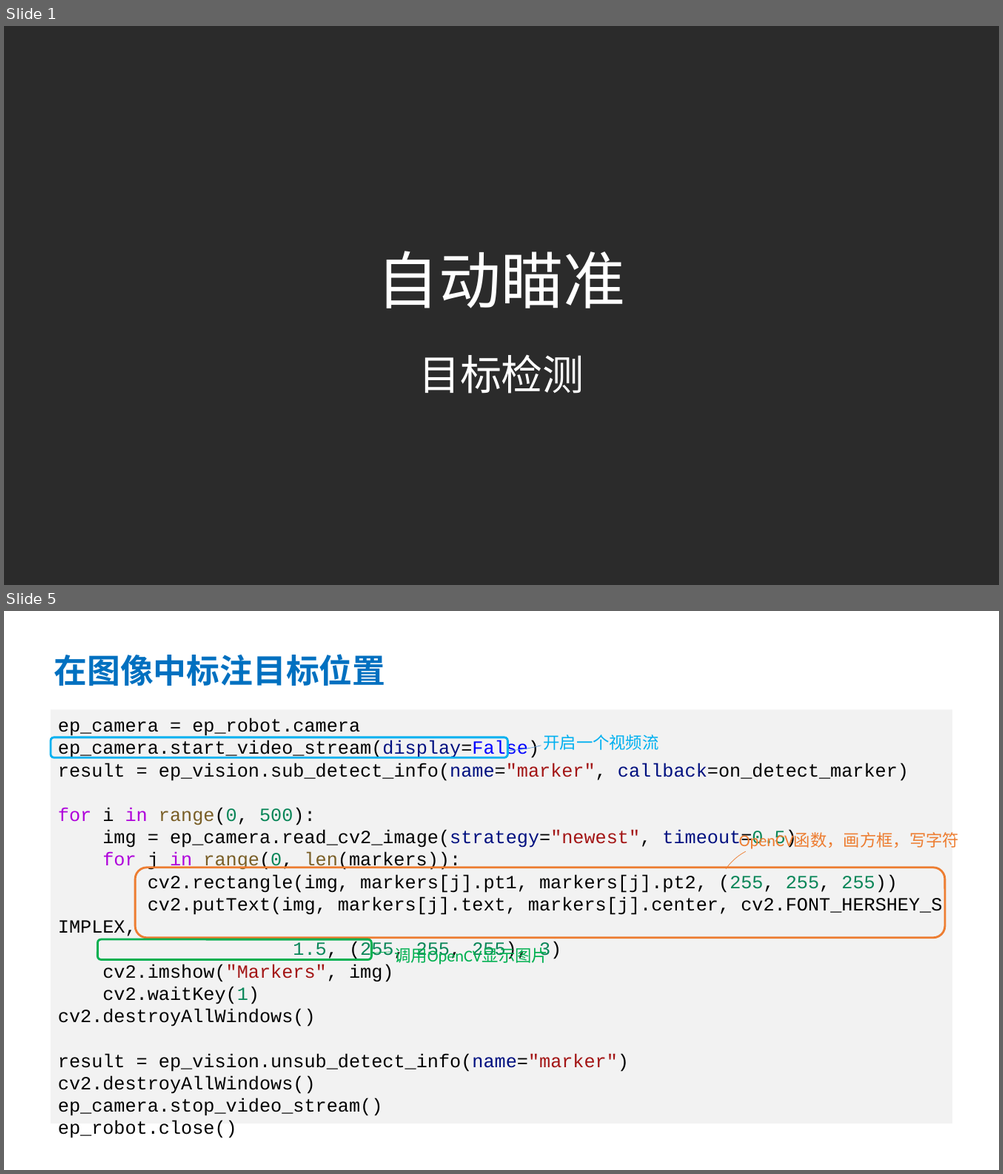
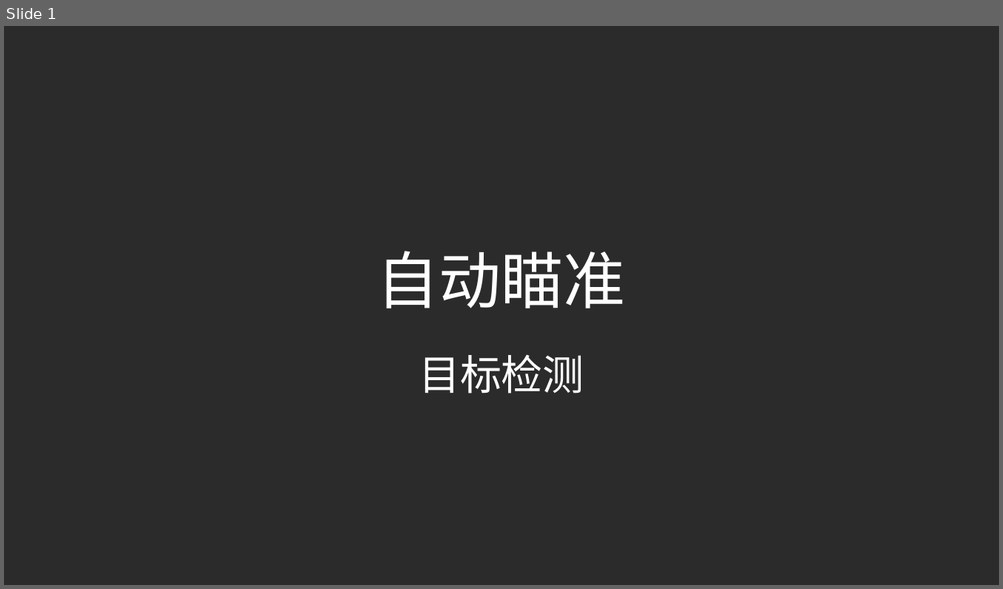
Before and after one commit to oy-tj/RMEPCourseDemo, a slide deck: 07 云台控制/07 自动瞄准-云台控制.pptx. Shown one above the other, each under a label of ours: slides 1 and 5 before the commit, slide 1 after it; the slides between them are not shown. The pictures are 1003x1174 and 1003x589 pixels, drawn with LibreOffice and Linux fonts; fonts in the diff are those of the drawing; background and template pictures are left out; a plain dark background stands for a picture behind light text. Boxes give left, top, right and bottom in pixels: in the first picture for what was removed or moved away, otherwise in the second. Text is boxed around its words. In the diff, an @@ line names an element or a change of style, - is before the commit and + after.

```diff
--- a/07 云台控制/07 自动瞄准-云台控制.pptx
+++ b/07 云台控制/07 自动瞄准-云台控制.pptx
@@ slide 5 removed at [4,611,999,1170], background picture (left out) @@
@@ title removed at [54,654,385,686] @@
-在图像中标注目标位置
@@ arc (boxed as its full ellipse) removed at [447,654,617,766] @@
@@ rectangle removed at [51,709,951,1124] @@
-ep_camera = ep_robot.camera
-ep_camera.start_video_stream(display=False)
-result = ep_vision.sub_detect_info(name="marker", callback=on_detect_marker)
-for i in range(0, 500):
-img = ep_camera.read_cv2_image(strategy="newest", timeout=0.5)
-for j in range(0, len(markers)):
-cv2.rectangle(img, markers[j].pt1, markers[j].pt2, (255, 255, 255))
-cv2.putText(img, markers[j].text, markers[j].center, cv2.FONT_HERSHEY_SIMPLEX,
-1.5, (255, 255, 255), 3)
-cv2.imshow("Markers", img)
-cv2.waitKey(1)
-cv2.destroyAllWindows()
-result = ep_vision.unsub_detect_info(name="marker")
-cv2.destroyAllWindows()
-ep_camera.stop_video_stream()
-ep_robot.close()
@@ rounded rectangle removed at [51,738,508,758] @@
@@ text removed at [543,735,658,750] @@
-开启一个视频流
@@ arc (boxed as its full ellipse) removed at [698,830,814,951] @@
@@ text removed at [739,832,959,849] @@
-OpenCV函数，画方框，写字符
@@ rounded rectangle removed at [135,868,945,938] @@
@@ rounded rectangle removed at [97,940,371,960] @@
@@ arc (boxed as its full ellipse) removed at [297,944,457,1037] @@
@@ text removed at [394,945,548,965] @@
-调用OpenCV显示图片
```
Also in this commit, not shown: 3 slides changed, 2 slides added, 2 other slides removed.
